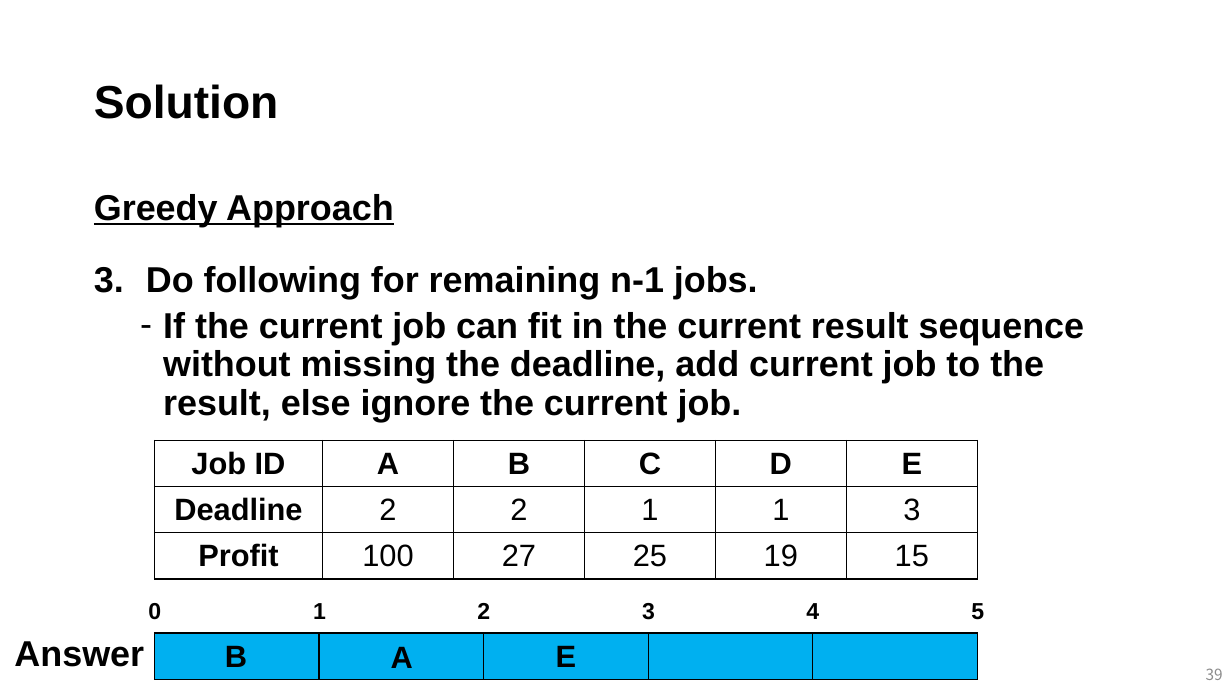
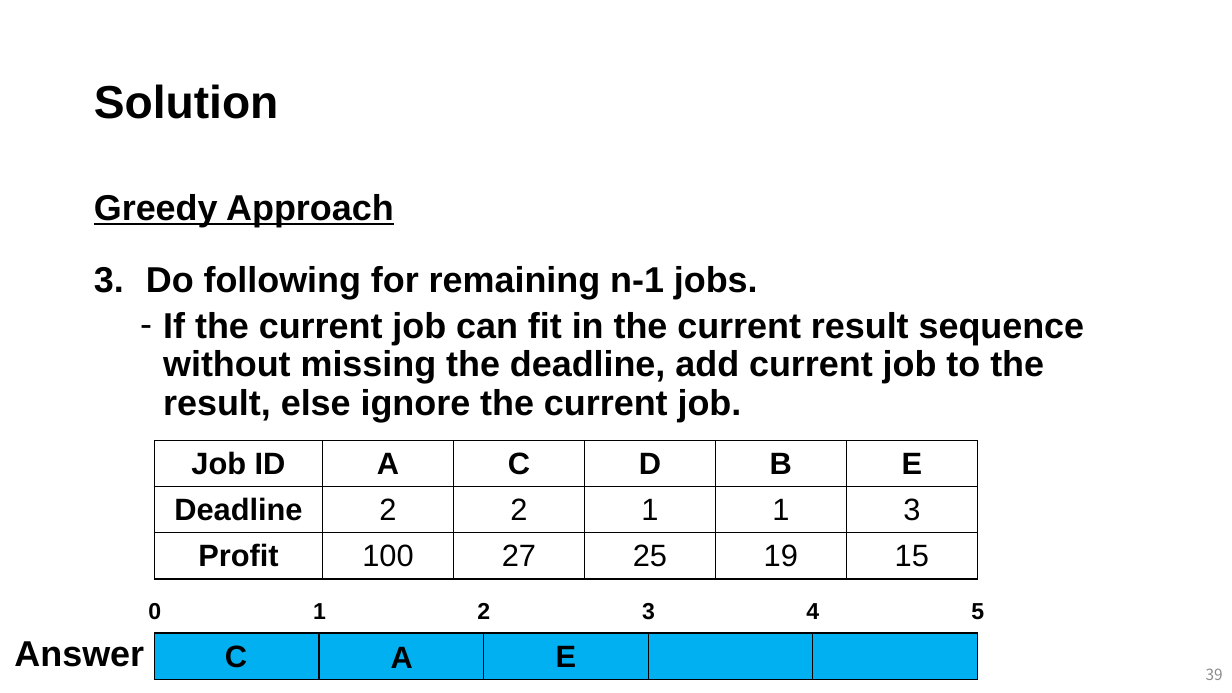
Before and after one commit to mlailab-skku/mlailab-skku.github.io, a slide deck: slide 39 of files/greedy_algorithm.pptm. Drawn at 1232x693 pixels with LibreOffice and Linux fonts; fonts in the diff are those of the drawing. Boxes give left, top, right and bottom in pixels: in the first picture for what was removed or moved away, otherwise in the second. Text is boxed around its words. In the diff, an @@ line names an element or a change of style, - is before the commit and + after.

```diff
--- a/files/greedy_algorithm.pptm
+++ b/files/greedy_algorithm.pptm
@@ table at [154,441,979,579] @@
-row 1: Job ID | A | B | C | D | E
+row 1: Job ID | A | C | D | B | E
@@ text at [225,645,247,668]: text changed @@
-B
+C
```
Also in this commit, not shown: 2 other slides changed, 4 other files.
